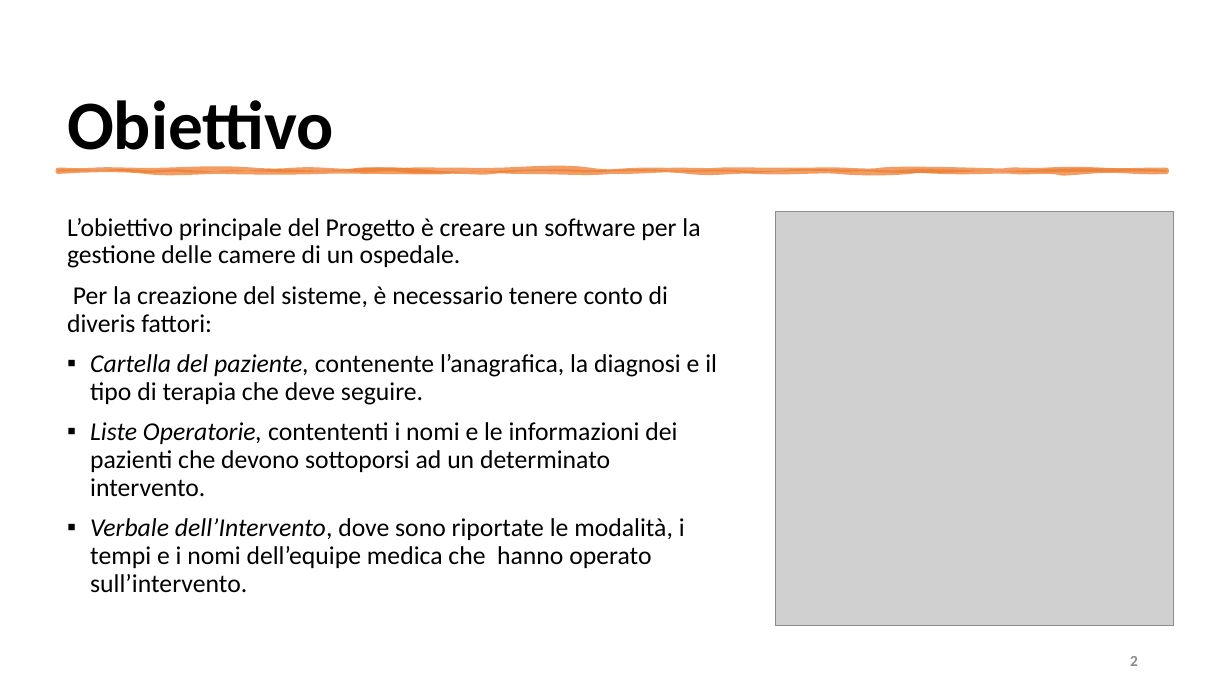
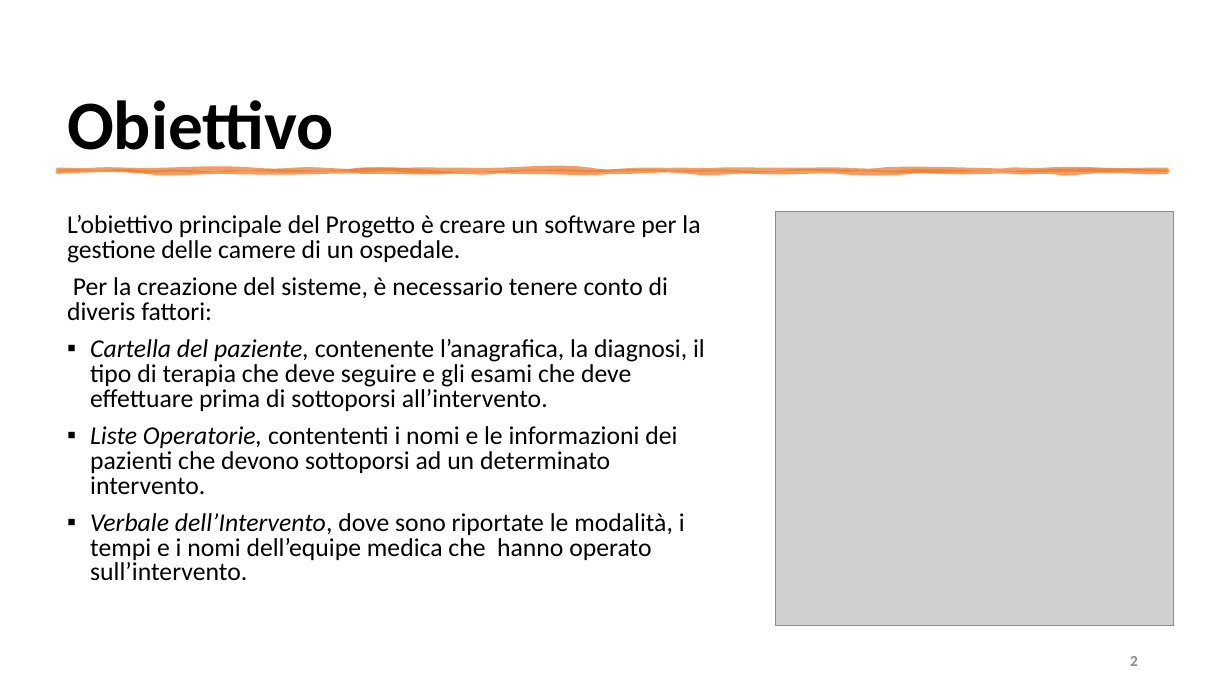
Before and after one commit to mangilimatteo/Progetto_Ingegneria_Software_Cattaneo_Mangili_Saini, a slide deck: slide 2 of Presentazione_Progetto.pptx. Drawn at 1232x693 pixels with LibreOffice and Linux fonts; fonts in the diff are those of the drawing; grey boxes stand for pictures. Boxes give left, top, right and bottom in pixels: in the first picture for what was removed or moved away, otherwise in the second. Text is boxed around its words. In the diff, an @@ line names an element or a change of style, - is before the commit and + after.

```diff
--- a/Presentazione_Progetto.pptx
+++ b/Presentazione_Progetto.pptx
@@ text at (x1=67, y1=215, x2=700, y2=581): line spacing 0.9 to 0.8 @@
@@ text at (x1=90, y1=339, x2=705, y2=411): text changed @@
-▪ Cartella del paziente, contenente l’anagrafica, la diagnosi e il tipo di terapia che deve seguire.
+▪ Cartella del paziente, contenente l’anagrafica, la diagnosi, il tipo di terapia che deve seguire e gli esami che deve effettuare prima di sottoporsi all’intervento.
```
Also in this commit, not shown: 2 other slides changed.
